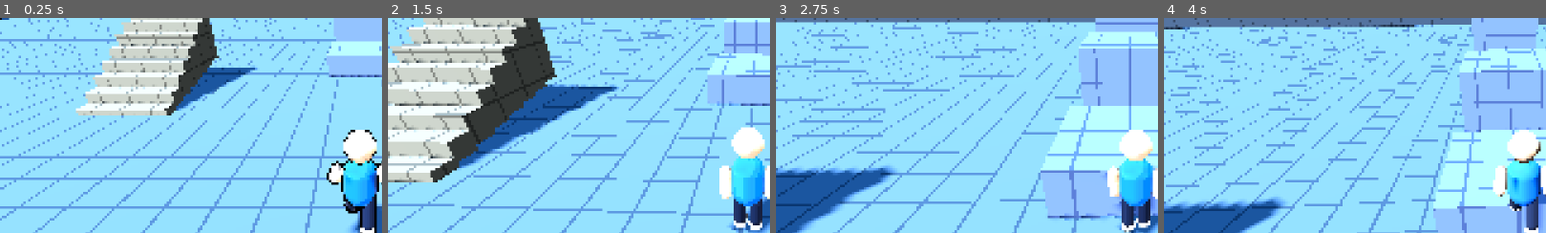
Above: before the commit, frames 1-4 (left to right).
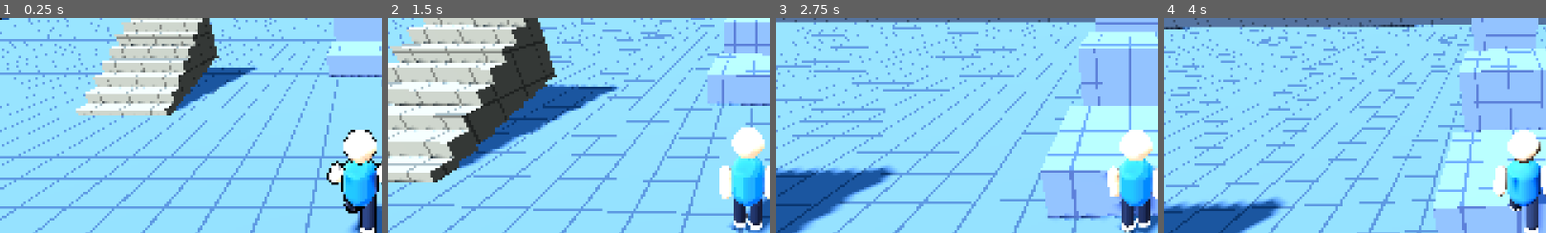
Above: after the commit, the same moments.

Repository: trentteinert/3D-PixelArt-TEST
Game: Godot game, scene res://scenes/test_area.tscn
Same seed, same stepped clock (60 frames per second), same inputs: the game is played once before the commit and once after it.
Inputs (mouse positions are % of the whole screen's width and height, from its top left):
- Up to frame 1 (0.25 s): no input
- Up to frame 2 (1.5 s): move the mouse to (55, 50) at 0.52 s; hold T (cycle_shader) 0.53-1.28 s; hold W (move_forward) from 0.53 s (still down); click (55, 50) at 0.67 s; tap Space (jump) at 0.77 s; move the mouse to (45, 50) at 1.27 s; tap Shift (sprint) at 1.35 s
- Up to frame 3 (2.75 s): keep holding W (move_forward); tap Space (jump) at 1.52 s; move the mouse to (52, 48) at 2.02 s; hold E (toggle_edges) from 2.03 s (still down)
- Up to frame 4 (4 s): keep holding W (move_forward); move the mouse to (49, 52) at 2.77 s; release E (toggle_edges) at 2.78 s; tap T (cycle_shader) at 2.85 s; click (49, 52) at 2.92 s; tap Space (jump) at 3.02, 3.77 s; move the mouse to (57, 51) at 3.52 s; hold Shift (sprint) from 3.53 s (still down)
The pictures show only the part of the screen within x 3-53%, y 18-68%; the shares and areas given below are measured in that part.

The runs differ from the first frame. In frame 1, less than 0.1% of the frame differs, in the area x 90-98%, y 66-75%; in frame 2, less than 0.1%, in the area x 90-98%, y 64-76%; in frame 3, less than 0.1%; in frame 4, nothing differs.

Commit message:
Edge shader: exclude_character option via roughness marker
Co-Authored-By: Claude Sonnet 5.5 <noreply@anthropic.com>
Claude-Session: https://claude.ai/code/session_01Xiux81rrMFYVmhBeLoAXKG

Diff:
--- a/shaders/edge_highlight.gdshader
+++ b/shaders/edge_highlight.gdshader
@@ -18,6 +18,8 @@
 uniform float silhouette_shade : hint_range(0.0, 2.0) = 0.6;
 // Tick to see detected edges only: white = convex, black = concave, red = silhouette.
 uniform bool debug_edges = false;
+// Tick to leave the character (anything drawn with roughness 0.5, i.e. toon/outline) free of edge effects.
+uniform bool exclude_character = false;
 
 void vertex() {
 	POSITION = vec4(VERTEX.xy, 1.0, 1.0);
@@ -33,38 +35,57 @@
 	return normalize(texture(normal_tex, uv).xyz * 2.0 - 1.0);
 }
 
+// Roughness is stored in the buffer's alpha; sky pixels (depth 0) are never "character".
+bool is_character(vec2 uv) {
+	if (texture(depth_tex, uv).x < 0.000001) {
+		return false;
+	}
+	float w = texture(normal_tex, uv).w;
+	if (w > 0.5) {
+		w = 1.0 - w;
+	}
+	return w / (127.0 / 255.0) < 0.75;
+}
+
 void fragment() {
 	vec2 px = 1.0 / VIEWPORT_SIZE;
 	vec3 col = texture(screen_tex, SCREEN_UV).rgb;
 
-	vec3 p0 = view_pos(SCREEN_UV, INV_PROJECTION_MATRIX);
-	float d0 = -p0.z;
-	vec3 n0 = view_normal(SCREEN_UV);
+	if (exclude_character && is_character(SCREEN_UV)) {
+		ALBEDO = debug_edges ? vec3(0.5) : col;
+	} else {
+		vec3 p0 = view_pos(SCREEN_UV, INV_PROJECTION_MATRIX);
+		float d0 = -p0.z;
+		vec3 n0 = view_normal(SCREEN_UV);
 
-	vec2 offs[4] = vec2[](vec2(1.0, 0.0), vec2(-1.0, 0.0), vec2(0.0, 1.0), vec2(0.0, -1.0));
-	float max_depth_step = 0.0;
-	float normal_sum = 0.0;
-	for (int i = 0; i < 4; i++) {
-		vec2 uv = SCREEN_UV + offs[i] * px;
-		float d = -view_pos(uv, INV_PROJECTION_MATRIX).z;
-		max_depth_step = max(max_depth_step, d - d0);
-		// UV y points down, view-space y points up.
-		normal_sum += dot(n0 - view_normal(uv), vec3(offs[i].x, -offs[i].y, 0.0));
+		vec2 offs[4] = vec2[](vec2(1.0, 0.0), vec2(-1.0, 0.0), vec2(0.0, 1.0), vec2(0.0, -1.0));
+		float max_depth_step = 0.0;
+		float normal_sum = 0.0;
+		for (int i = 0; i < 4; i++) {
+			vec2 uv = SCREEN_UV + offs[i] * px;
+			if (exclude_character && is_character(uv)) {
+				continue;
+			}
+			float d = -view_pos(uv, INV_PROJECTION_MATRIX).z;
+			max_depth_step = max(max_depth_step, d - d0);
+			// UV y points down, view-space y points up.
+			normal_sum += dot(n0 - view_normal(uv), vec3(offs[i].x, -offs[i].y, 0.0));
+		}
+
+		// Surfaces seen at a grazing angle have big depth steps between pixels; relax the threshold.
+		float facing = max(abs(dot(n0, normalize(p0))), 0.15);
+		float thresh = depth_threshold * d0 / facing;
+
+		if (debug_edges) {
+			col = vec3(0.5);
+		}
+		if (silhouette_outline && max_depth_step > thresh) {
+			col = debug_edges ? vec3(1.0, 0.0, 0.0) : col * silhouette_shade;
+		} else if (normal_sum < -normal_threshold) {
+			col = debug_edges ? vec3(1.0) : mix(col, vec3(1.0), convex_highlight);
+		} else if (normal_sum > normal_threshold) {
+			col = debug_edges ? vec3(0.0) : col * concave_shadow;
+		}
+		ALBEDO = col;
 	}
-
-	// Surfaces seen at a grazing angle have big depth steps between pixels; relax the threshold.
-	float facing = max(abs(dot(n0, normalize(p0))), 0.15);
-	float thresh = depth_threshold * d0 / facing;
-
-	if (debug_edges) {
-		col = vec3(0.5);
-	}
-	if (silhouette_outline && max_depth_step > thresh) {
-		col = debug_edges ? vec3(1.0, 0.0, 0.0) : col * silhouette_shade;
-	} else if (normal_sum < -normal_threshold) {
-		col = debug_edges ? vec3(1.0) : mix(col, vec3(1.0), convex_highlight);
-	} else if (normal_sum > normal_threshold) {
-		col = debug_edges ? vec3(0.0) : col * concave_shadow;
-	}
-	ALBEDO = col;
 }
--- a/shaders/outline.gdshader
+++ b/shaders/outline.gdshader
@@ -11,4 +11,5 @@
 
 void fragment() {
 	ALBEDO = outline_color.rgb;
+	ROUGHNESS = 0.5;  // same "character" marker as toon.gdshader
 }
--- a/shaders/toon.gdshader
+++ b/shaders/toon.gdshader
@@ -10,6 +10,9 @@
 
 void fragment() {
 	ALBEDO = albedo.rgb;
+	// Marks this surface as "character" in the normal/roughness buffer so edge_highlight can skip it.
+	// Level shaders leave roughness at 1.0.
+	ROUGHNESS = 0.5;
 	float rim = pow(1.0 - clamp(dot(NORMAL, VIEW), 0.0, 1.0), rim_power);
 	EMISSION = rim_color.rgb * rim * rim_strength;
 }
